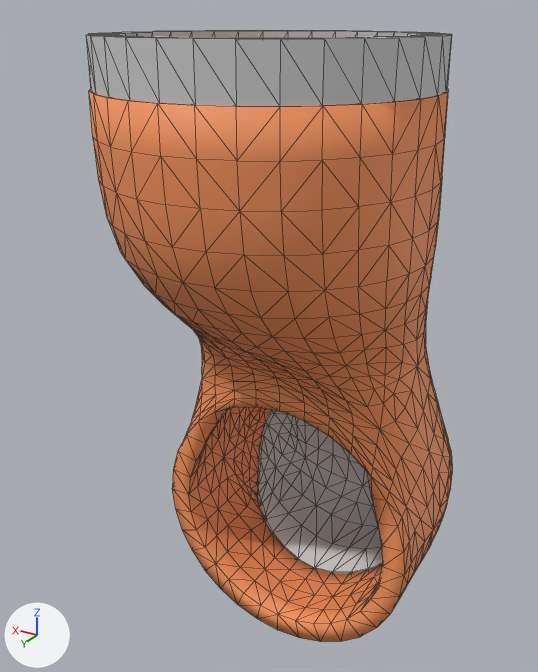
Before and after pictures for a commit that changed the COLLADA model iai_kuka_lwr4_description/meshes/arm_seg_2.dae.
Camera for both pictures: a 50 mm camera at (-0.139, 0.232, 0.014) aimed at (0.015, -0.025, -0.114). Lighting does not change. The marker at lower left points along +X, +Y and +Z. Mesh edges are drawn as thin lines. Vertices at the same position are counted once.

In view in the first picture: 'arm_seg_2'.
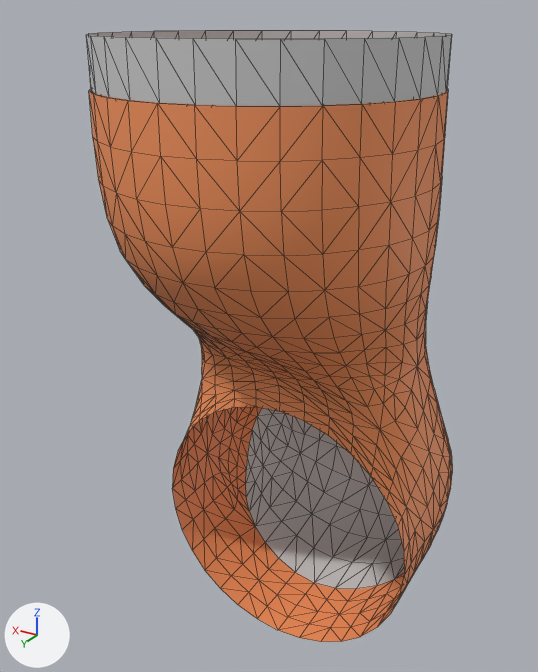
The newer file is also turned or shifted as a whole; pictures and numbers use the older file's frame.

Pixel boxes [x1, y1, x2, y2] of what changed, in the pictures (538 x 672 px):
```json
{"part": 1, "of": "me_segment_geometry_002", "change": "deleted", "before": [86, 30, 452, 642]}
```

Scene script edits in JSON lines:
```json
{"block": "me_segment_geometry_002", "where": "# used by ob_arm_seg_2; location = (0.0, 0.0, 0.0)"}
{"op": "remove", "block": "me_segment_geometry_002", "code": "me_segment_geometry_002.from_pydata(...)  # 1704 vertices, 3488 faces; spans x -0.062..0.062, y -0.116..0.061, z -0.261..0.009"}
{"op": "add", "block": "me_segment_geometry_002", "code": "me_segment_geometry_002.from_pydata(...)  # 832 vertices, 1536 faces; spans x -0.062..0.062, y -0.116..0.061, z -0.261..0.008"}
{"block": "me_segment_geometry_002", "change": "me_segment_geometry_002 part 1: 872 vertices removed from x -0.052..0.052, y -0.106..0.051, z -0.251..0.009"}
```
